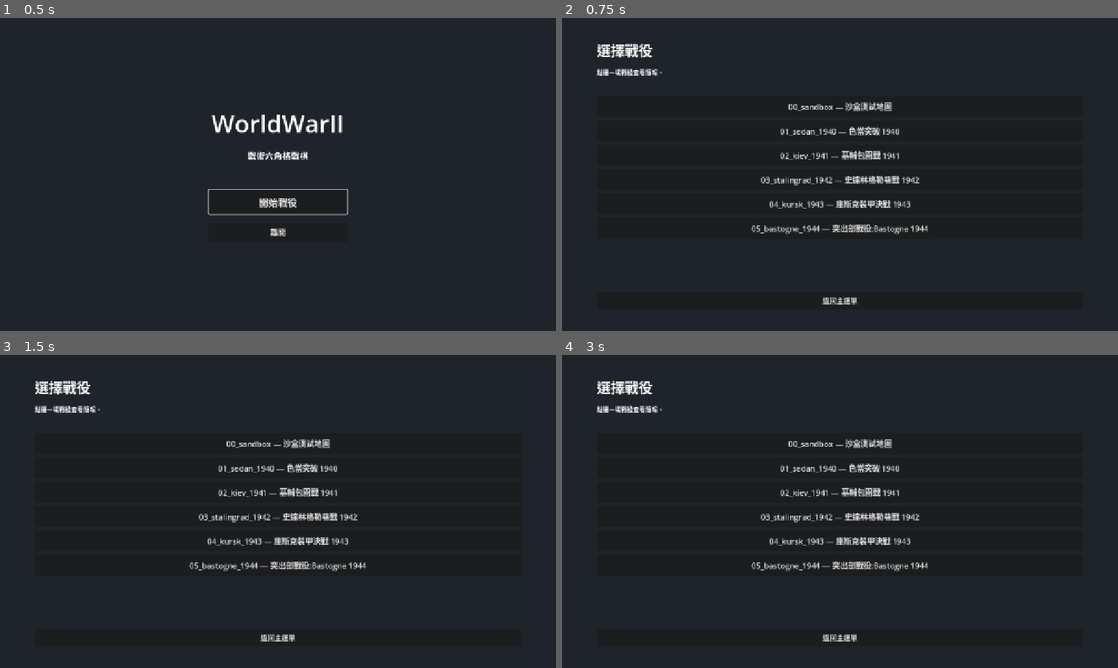
Above: before the commit, frames 1-4 (two rows, left to right).
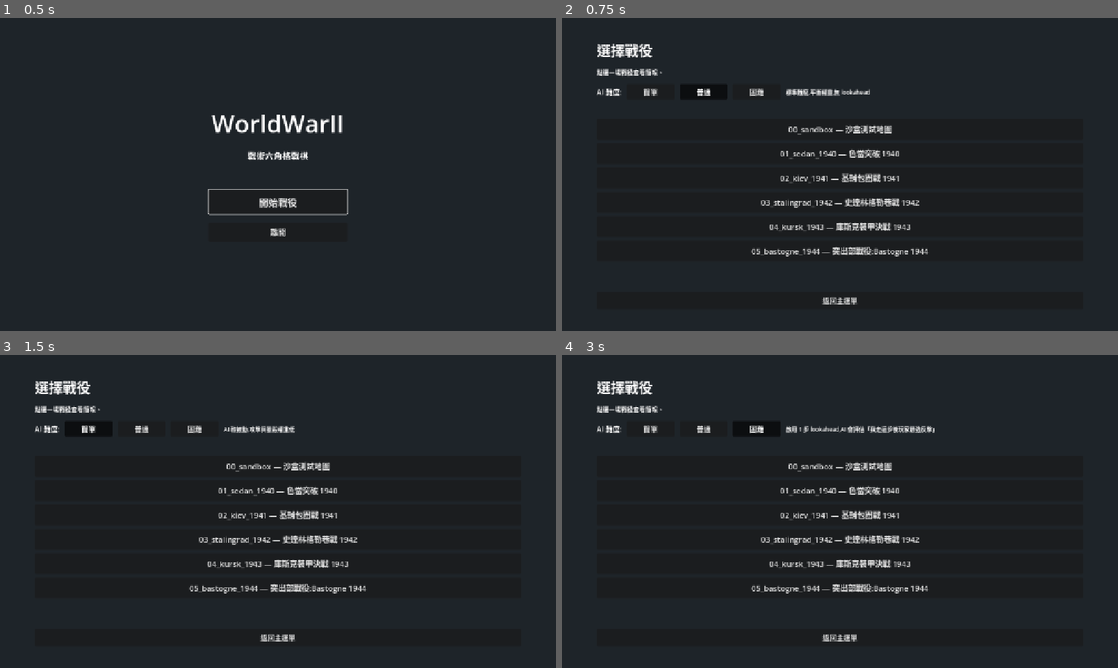
Above: after the commit, the same moments.

Repository: Fischer-Zhang/WorldWarII
Game: Godot game, scene res://scenes/main_menu.tscn
The game is run twice, just before and just after one commit, with the same random seed, the same clock (stepped at 60 frames per second) and the same inputs.
Inputs (mouse positions are in pixels of both pictures, inside the frame that each line leads up to):
- Up to frame 1 (0.5 s): no input
- Up to frame 2 (0.75 s): click "開始戰役" at 0.5 s
- Up to frame 3 (1.5 s): click (88, 430) at 1.25 s, where only the run after the commit has a clickable "簡單"
- Up to frame 4 (3 s): click (701, 430) at 2 s, where only the run after the commit has a clickable "普通"; click (756, 430) at 2.75 s, where only the run after the commit has a clickable "困難"

Frame 1 is identical in both runs. In frame 2, 3.8% of the frame differs, in the area x 6-66%, y 21-77%; in frame 3, 3.8%; in frame 4, 4.0%, in the area x 6-67%, y 21-77%.

Commit message:
AI 1-ply lookahead + Easy/Normal/Hard difficulty selector
Adds a player-selectable difficulty knob on the scenario select screen
plus an actual lookahead step on Hard.

Difficulty profiles tune four AI scalars:
  Easy   attack_w=1.5  kill_bonus=2.5  exposure_w=0.3  lookahead=off
  Normal attack_w=2.5  kill_bonus=5.0  exposure_w=0.5  lookahead=off
  Hard   attack_w=3.0  kill_bonus=7.0  exposure_w=0.4  lookahead=on

Easy: AI hesitates, doesn't finish wounded targets aggressively, gives
the player more breathing room. Good for first playthroughs.
Normal: existing balance (no behavioural change).
Hard: AI is more aggressive AND smarter — it actively avoids hexes
where it would get punished next turn.

1-ply lookahead (only fires on Hard):
- AIController._lookahead_counter_damage(ai_unit, candidate, ...) returns
  the worst damage any currently-visible player unit could deal to the
  AI unit at `candidate` next turn.
- Cached: _ensure_player_reach_cached runs Dijkstra per player unit
  ONCE per AI turn (their reach doesn't change while we're planning).
  Per-candidate check becomes a HexCoord.distance membership test —
  fast even on the biggest scenarios.
- Damage uses a real CombatResolver.resolve call with the player's
  actual HP and the AI's actual HP + candidate-hex terrain. Attacker
  terrain is treated as plain because it only matters for counter-
  counter damage, which we don't simulate.
- Subtracted from the candidate's score with W_LOOKAHEAD = 1.0.

Wiring:
- GameState.difficulty: String (default "normal").
- scenario_select.tscn: HBoxContainer with three toggle-mode buttons.
  Clicking sets GameState.difficulty and refreshes the visual state
  + a short hint label describing the current profile.
- battle.gd passes GameState.difficulty when constructing AIController.

Docs updated: README highlight + roadmap, ARCHITECTURE.md AI section
gains a difficulty + lookahead subsection.

27/27 tests still pass — lookahead lives entirely on AIController and
doesn't touch the tested pure-logic modules.

Co-Authored-By: Claude Opus 4.7 (1M context) <noreply@anthropic.com>

Diff:
--- a/scenes/scenario_select.tscn
+++ b/scenes/scenario_select.tscn
@@ -35,6 +35,32 @@
 theme_override_font_sizes/font_size = 14
 text = "點選一場戰役查看簡報。"
 
+[node name="DifficultyRow" type="HBoxContainer" parent="Margin/VBox"]
+theme_override_constants/separation = 12
+
+[node name="DifficultyLabel" type="Label" parent="Margin/VBox/DifficultyRow"]
+theme_override_font_sizes/font_size = 16
+text = "AI 難度:"
+
+[node name="EasyButton" type="Button" parent="Margin/VBox/DifficultyRow"]
+custom_minimum_size = Vector2(110, 36)
+toggle_mode = true
+text = "簡單"
+
+[node name="NormalButton" type="Button" parent="Margin/VBox/DifficultyRow"]
+custom_minimum_size = Vector2(110, 36)
+toggle_mode = true
+text = "普通"
+
+[node name="HardButton" type="Button" parent="Margin/VBox/DifficultyRow"]
+custom_minimum_size = Vector2(110, 36)
+toggle_mode = true
+text = "困難"
+
+[node name="DifficultyHint" type="Label" parent="Margin/VBox/DifficultyRow"]
+theme_override_font_sizes/font_size = 13
+text = ""
+
 [node name="Spacer1" type="Control" parent="Margin/VBox"]
 custom_minimum_size = Vector2(0, 12)
 
--- a/scripts/autoload/game_state.gd
+++ b/scripts/autoload/game_state.gd
@@ -5,6 +5,7 @@
 
 var current_scenario_id: String = ""
 var last_result: Dictionary = {}
+var difficulty: String = "normal"  # "easy" | "normal" | "hard"
 
 signal scenario_started(scenario_id: String)
 signal scenario_ended(winner: String, summary: Dictionary)
--- a/scripts/battle.gd
+++ b/scripts/battle.gd
@@ -131,7 +131,7 @@
 		return
 	ai_running = true
 	var personality := String(factions[faction_id].get("ai", "aggressive"))
-	var ai := AIController.new(self, personality)
+	var ai := AIController.new(self, personality, GameState.difficulty)
 	# Process units one at a time with a small delay so the player can see what's happening.
 	var ai_units: Array[Unit] = []
 	for u in units:
--- a/scripts/turn/ai_controller.gd
+++ b/scripts/turn/ai_controller.gd
@@ -9,20 +9,42 @@
 # Heuristic AI: scores every reachable hex for each unit, picks the best,
 # moves there, attacks if a target is available.
 #
-# Caller provides callbacks to execute moves/attacks because the controller
-# itself doesn't touch the scene. This keeps the controller pure and testable.
+# Difficulty profiles tune the heuristic weights and enable an optional
+# 1-ply lookahead that discounts a candidate hex by the worst counter-
+# attack the player could deliver next turn.
 
 const W_OBJECTIVE := 1.0
-const W_ATTACK := 2.5
-const W_EXPOSURE := 0.5
 const W_TERRAIN := 0.3
+const W_LOOKAHEAD := 1.0
+
+const DIFFICULTY_PROFILE := {
+	"easy":   {"attack_w": 1.5, "kill_bonus": 2.5, "exposure_w": 0.3, "lookahead": false},
+	"normal": {"attack_w": 2.5, "kill_bonus": 5.0, "exposure_w": 0.5, "lookahead": false},
+	"hard":   {"attack_w": 3.0, "kill_bonus": 7.0, "exposure_w": 0.4, "lookahead": true},
+}
 
 var personality: String = "aggressive"
+var difficulty: String = "normal"
 var battle: Object  # the battle node — duck-typed (provides hex_map, units, factions)
 
-func _init(battle_node: Object, ai_personality: String = "aggressive") -> void:
+# Difficulty-resolved scalars (set in _init from DIFFICULTY_PROFILE)
+var _attack_w: float = 2.5
+var _kill_bonus: float = 5.0
+var _exposure_w: float = 0.5
+var _use_lookahead: bool = false
+
+# Per-turn cache: player_unit -> Dictionary[Vector2i, int] (reachable hexes)
+var _player_reach_cache: Dictionary = {}
+
+func _init(battle_node: Object, ai_personality: String = "aggressive", ai_difficulty: String = "normal") -> void:
 	battle = battle_node
 	personality = ai_personality
+	difficulty = ai_difficulty
+	var p: Dictionary = DIFFICULTY_PROFILE.get(ai_difficulty, DIFFICULTY_PROFILE["normal"])
+	_attack_w = float(p["attack_w"])
+	_kill_bonus = float(p["kill_bonus"])
+	_exposure_w = float(p["exposure_w"])
+	_use_lookahead = bool(p["lookahead"])
 
 func plan_for_unit(unit: Unit) -> Dictionary:
 	# Returns: { "move_to": Vector2i, "attack": Unit | null, "score": float, "reachable": Dictionary }
@@ -40,8 +62,6 @@
 		candidates.append(c)
 
 	# Symmetric fog: AI only knows enemies it can currently see + remembers.
-	# `known[i]` = {unit, coord, visible}. `coord` is the *last known* position
-	# (current if visible, stale memory otherwise).
 	var known: Array = battle.get_known_enemies(unit.faction_id)
 	if known.is_empty():
 		return {"move_to": unit.coord, "attack": null, "score": 0.0, "reachable": reachable}
@@ -70,14 +90,13 @@
 func _score_position(
 	unit: Unit,
 	pos: Vector2i,
-	known: Array,           # [{unit, coord, visible}] — coord may be stale memory
-	visible_enemies: Array, # currently-visible Unit list (subset of known)
+	known: Array,
+	visible_enemies: Array,
 	hex_map,
 	atk_def: Dictionary,
 	rng: int,
 ) -> float:
-	# Distance: use the BEST known position (memory or current). Stale memory
-	# is fine — AI advances toward "where we last saw them".
+	# Distance term: use the best known position (memory or current).
 	var nearest := 9999
 	for k in known:
 		var d := HexCoord.distance(pos, k["coord"])
@@ -85,7 +104,7 @@
 			nearest = d
 	var dist_term := -float(nearest) * W_OBJECTIVE
 
-	# Attack: only consider currently-VISIBLE enemies (can't shoot fog).
+	# Attack term: only currently-visible enemies (can't shoot fog).
 	var attack_term := 0.0
 	for e in visible_enemies:
 		var enemy: Unit = e
@@ -98,14 +117,12 @@
 		var r := CombatResolver.resolve(atk_def, def_def, unit.hp, enemy.hp, atk_terr, def_terr, d)
 		var dmg_score := float(r.damage_to_defender)
 		if r.defender_dies:
-			dmg_score += 5.0
+			dmg_score += _kill_bonus
 		dmg_score -= 0.6 * float(r.counter_damage)
 		attack_term = max(attack_term, dmg_score)
-	attack_term *= W_ATTACK
-
-	# Exposure: only visible enemies are a known threat. (A hidden enemy
-	# can still attack us next turn, but the AI has no information to
-	# weigh that risk — it has to accept reduced situational awareness.)
+	attack_term *= _attack_w
+
+	# Exposure: only visible enemies are a known threat.
 	var exposure := 0.0
 	for e in visible_enemies:
 		var enemy: Unit = e
@@ -114,23 +131,30 @@
 		var enemy_move := int(enemy_def.get("move", 0))
 		if HexCoord.distance(pos, enemy.coord) <= enemy_move + enemy_rng:
 			exposure += float(enemy_def.get("attack", 0)) * 0.5
-	var exposure_term := -exposure * W_EXPOSURE
+	var exposure_term := -exposure * _exposure_w
 
 	# Terrain defense bonus
 	var terr_def := DataLoader.get_terrain_def(hex_map.terrain_at(pos))
 	var terrain_term := float(terr_def.get("defense", 0)) * W_TERRAIN
 
-	var total := dist_term + attack_term + exposure_term + terrain_term
+	# 1-ply lookahead: discount by worst counter the player could deliver
+	# *after* we land on this hex. Only enabled on Hard difficulty.
+	var lookahead_term := 0.0
+	if _use_lookahead and not visible_enemies.is_empty():
+		var counter_dmg: int = _lookahead_counter_damage(unit, pos, visible_enemies, hex_map, atk_def)
+		lookahead_term = -float(counter_dmg) * W_LOOKAHEAD
+
+	var total := dist_term + attack_term + exposure_term + terrain_term + lookahead_term
 	return _apply_personality(total, attack_term, exposure_term)
 
 func _apply_personality(total: float, attack_term: float, exposure_term: float) -> float:
 	match personality:
 		"aggressive":
-			return total + attack_term * 0.3  # weight attacks even more
+			return total + attack_term * 0.3
 		"defensive":
-			return total + exposure_term * 0.8  # avoid risk more
+			return total + exposure_term * 0.8
 		"hold":
-			return total - 0.5  # discourage moving at all (slight bias)
+			return total - 0.5
 		_:
 			return total
 
@@ -146,9 +170,6 @@
 		var def_def := DataLoader.get_unit_def(enemy.type_id)
 		var def_terr := DataLoader.get_terrain_def(hex_map.terrain_at(enemy.coord))
 		var atk_terr := DataLoader.get_terrain_def(hex_map.terrain_at(pos))
-		# attacker_hp uses the unit's current — passed via a hack: we look up via battle.units
-		# Actually for a candidate evaluation we use the unit's current HP, which we don't have here.
-		# Use max HP as approximation (this only affects target tie-breaking).
 		var atk_hp := int(atk_def.get("hp", 1))
 		var r := CombatResolver.resolve(atk_def, def_def, atk_hp, enemy.hp, atk_terr, def_terr, d)
 		var dmg := r.damage_to_defender + (10 if r.defender_dies else 0)
@@ -156,3 +177,55 @@
 			best_dmg = dmg
 			best = enemy
 	return best
+
+# ---------- 1-ply lookahead ----------
+
+func _ensure_player_reach_cached(players: Array, hex_map) -> void:
+	for p in players:
+		var player: Unit = p
+		if _player_reach_cache.has(player):
+			continue
+		var pdef := DataLoader.get_unit_def(player.type_id)
+		var pmove := int(pdef.get("move", 0))
+		var reach: Dictionary = Pathfinding.movement_range(
+			player.coord, pmove, hex_map, hex_map.occupants
+		)
+		# Player can also fire from their current hex without moving
+		reach[player.coord] = 0
+		_player_reach_cache[player] = reach
+
+func _lookahead_counter_damage(
+	ai_unit: Unit,
+	candidate: Vector2i,
+	visible_players: Array,
+	hex_map,
+	ai_def: Dictionary,
+) -> int:
+	# Worst damage any visible player unit could deliver to `ai_unit` if it
+	# were standing on `candidate`. Approximates the player's next-turn
+	# best response with a single-unit attack.
+	_ensure_player_reach_cached(visible_players, hex_map)
+	var ai_terrain_def := DataLoader.get_terrain_def(hex_map.terrain_at(candidate))
+	var worst := 0
+	for p in visible_players:
+		var player: Unit = p
+		var pdef := DataLoader.get_unit_def(player.type_id)
+		var prange := int(pdef.get("range", 1))
+		var reach: Dictionary = _player_reach_cache[player]
+		# Can the player move to anywhere within prange of `candidate`?
+		var in_threat := false
+		for pos in reach.keys():
+			if HexCoord.distance(pos, candidate) <= prange:
+				in_threat = true
+				break
+		if not in_threat:
+			continue
+		# Damage formula doesn't depend on the attacker's terrain (only counter does).
+		var plain := {"defense": 0}
+		var result := CombatResolver.resolve(
+			pdef, ai_def, player.hp, ai_unit.hp,
+			plain, ai_terrain_def, 1,
+		)
+		if result.damage_to_defender > worst:
+			worst = result.damage_to_defender
+	return worst
--- a/scripts/ui/scenario_select.gd
+++ b/scripts/ui/scenario_select.gd
@@ -1,10 +1,21 @@
 extends Control
+
+const DIFFICULTY_HINTS := {
+	"easy":   "AI 較被動,攻擊與獵殺權重低",
+	"normal": "標準難度,平衡權重,無 lookahead",
+	"hard":   "啟用 1 步 lookahead,AI 會評估「我走這步後玩家最強反擊」",
+}
 
 @onready var list: VBoxContainer = $Margin/VBox/List
 @onready var back_button: Button = $Margin/VBox/BackButton
+@onready var easy_btn: Button = $Margin/VBox/DifficultyRow/EasyButton
+@onready var normal_btn: Button = $Margin/VBox/DifficultyRow/NormalButton
+@onready var hard_btn: Button = $Margin/VBox/DifficultyRow/HardButton
+@onready var diff_hint: Label = $Margin/VBox/DifficultyRow/DifficultyHint
 
 func _ready() -> void:
 	back_button.pressed.connect(_on_back_pressed)
+	# Build the scenario list
 	for s in DataLoader.scenarios:
 		var scenario: Dictionary = s
 		var btn := Button.new()
@@ -14,6 +25,22 @@
 		var scenario_id := String(scenario.get("id", ""))
 		btn.pressed.connect(func(): _on_scenario_picked(scenario_id))
 		list.add_child(btn)
+	# Difficulty buttons act as a radio group
+	easy_btn.pressed.connect(func(): _set_difficulty("easy"))
+	normal_btn.pressed.connect(func(): _set_difficulty("normal"))
+	hard_btn.pressed.connect(func(): _set_difficulty("hard"))
+	_refresh_difficulty_buttons()
+
+func _set_difficulty(d: String) -> void:
+	GameState.difficulty = d
+	_refresh_difficulty_buttons()
+
+func _refresh_difficulty_buttons() -> void:
+	var d := GameState.difficulty
+	easy_btn.button_pressed = (d == "easy")
+	normal_btn.button_pressed = (d == "normal")
+	hard_btn.button_pressed = (d == "hard")
+	diff_hint.text = DIFFICULTY_HINTS.get(d, "")
 
 func _on_scenario_picked(scenario_id: String) -> void:
 	GameState.current_scenario_id = scenario_id
Not shown, changed: README.md
Not shown, changed: docs/ARCHITECTURE.md
